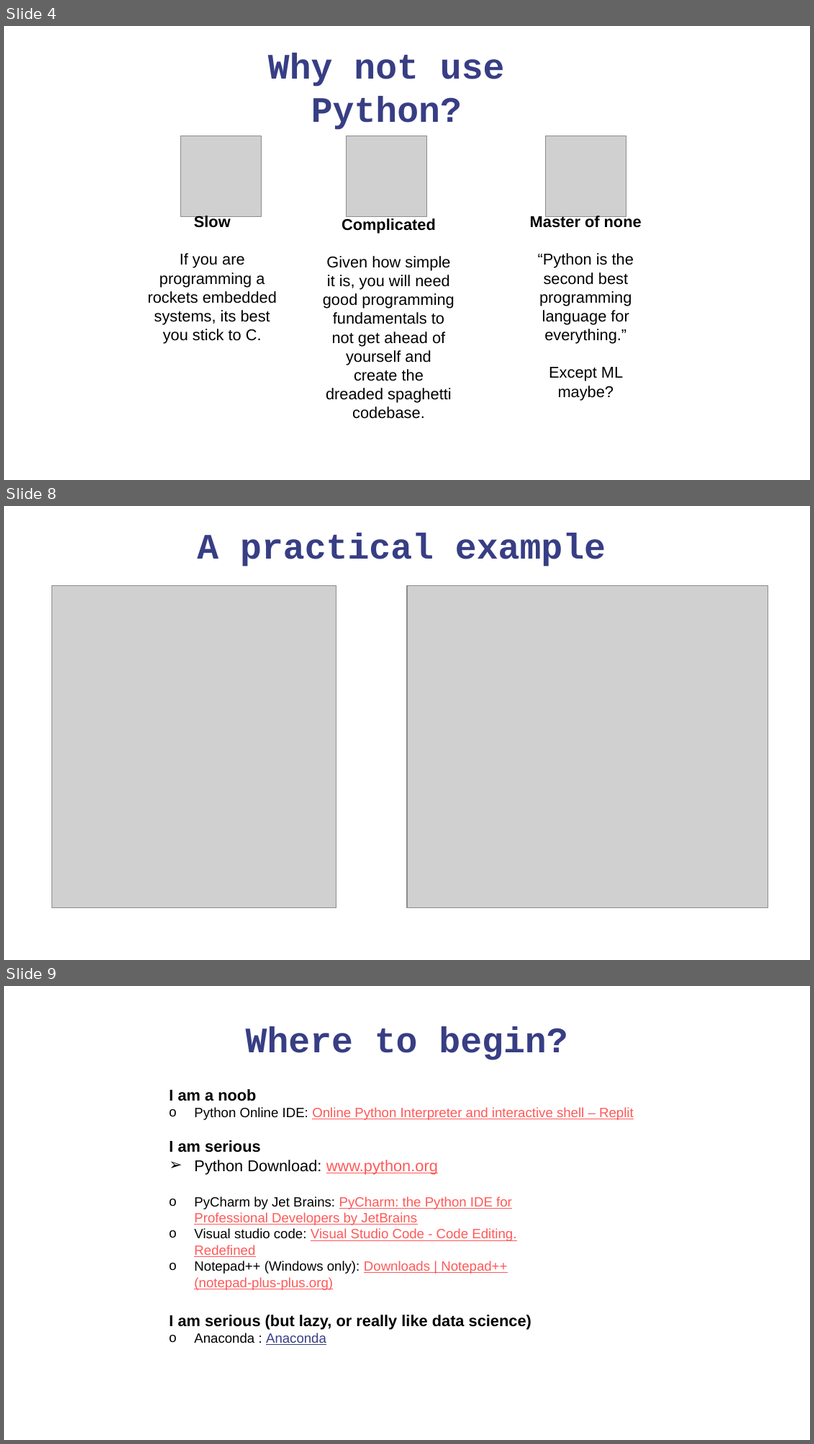
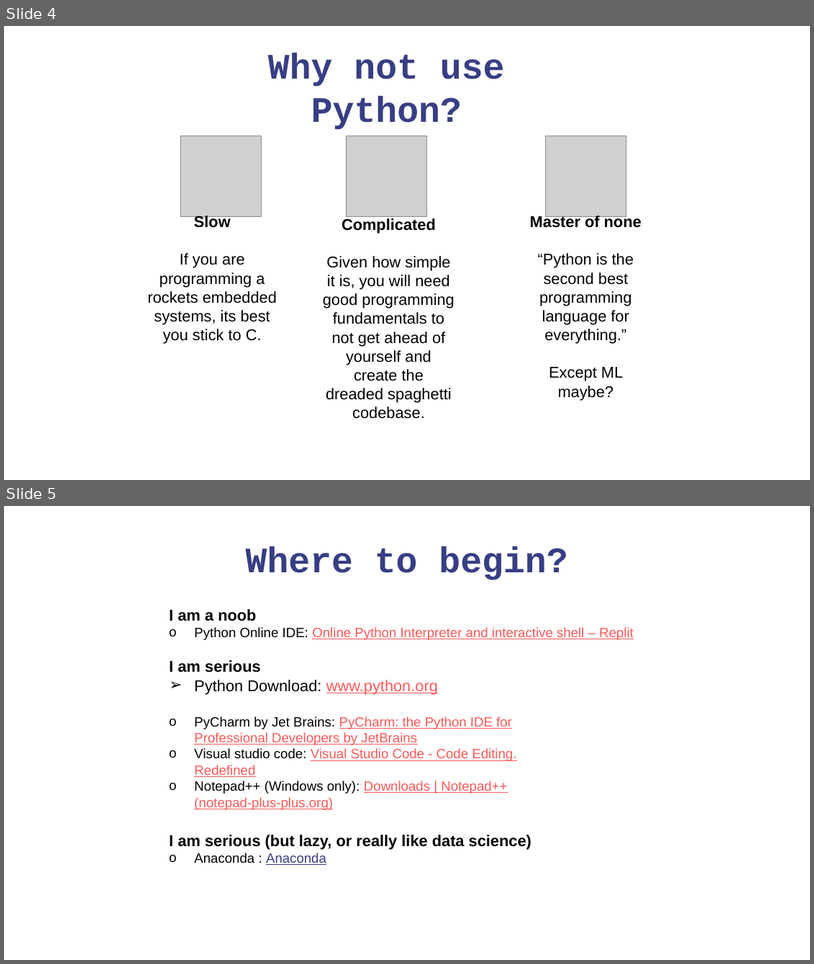
Before and after one commit to FardinAhsan146/AI-Club-Lecture, a slide deck: Python Basics Workshop.pptx. Shown one above the other, each under a label of ours: slides 4, 8 and 9 before the commit, slides 4 and 5 after it; the slides between them are not shown. The pictures are 814x1444 and 814x964 pixels, drawn with LibreOffice and Linux fonts; fonts in the diff are those of the drawing; grey boxes stand for pictures; background and template pictures are left out. Boxes give left, top, right and bottom in pixels: in the first picture for what was removed or moved away, otherwise in the second. Text is boxed around its words. In the diff, an @@ line names an element or a change of style, - is before the commit and + after.

```diff
--- a/Python Basics Workshop.pptx
+++ b/Python Basics Workshop.pptx
@@ slide 8 removed at (4,506,810,960), background #FFFFFF @@
@@ text removed at (197,533,606,566) @@
-A practical example
@@ picture removed at (52,586,336,908) @@
@@ picture removed at (407,586,769,908) @@
@@ what was slide 9 is now slide 5 @@
```
Also in this commit, not shown: 3 other slides removed, 2 other files.
